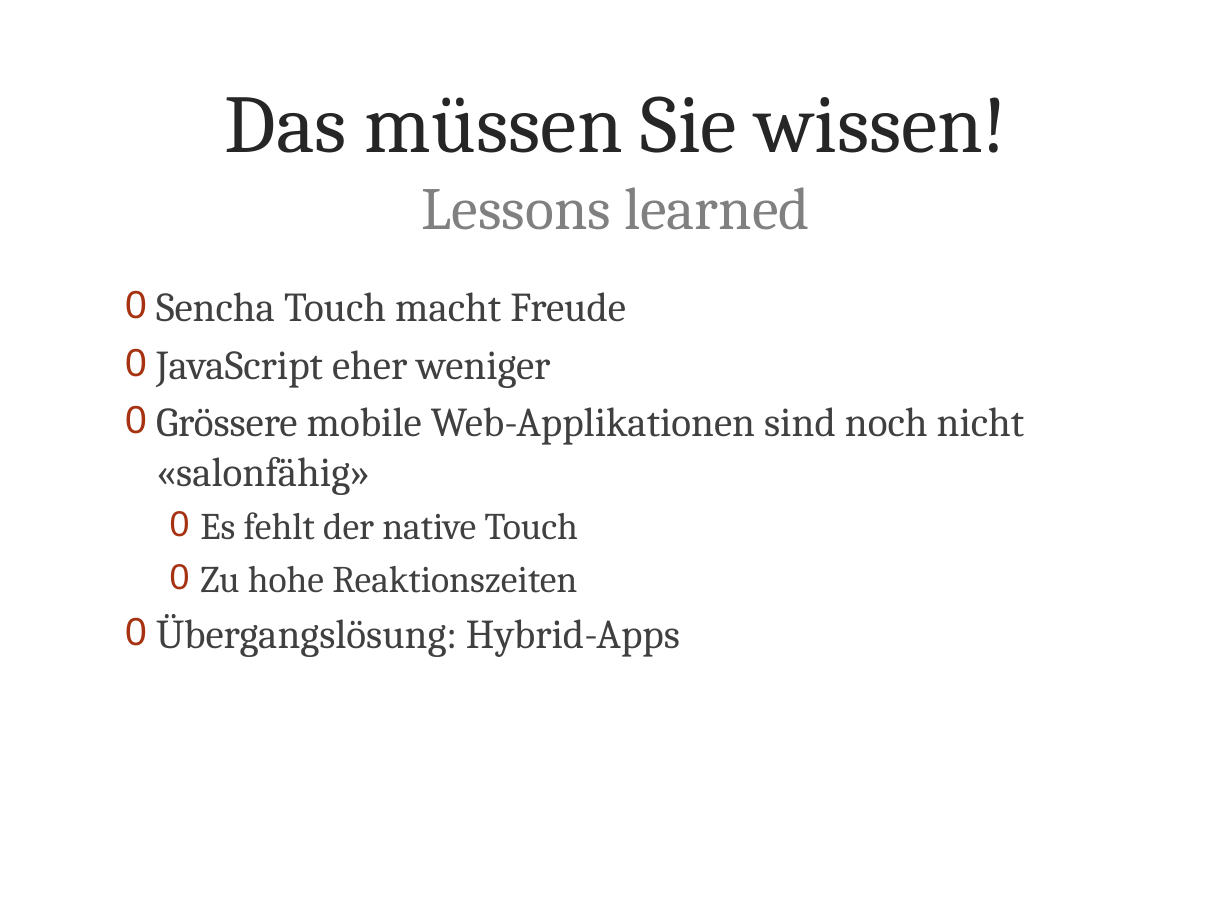
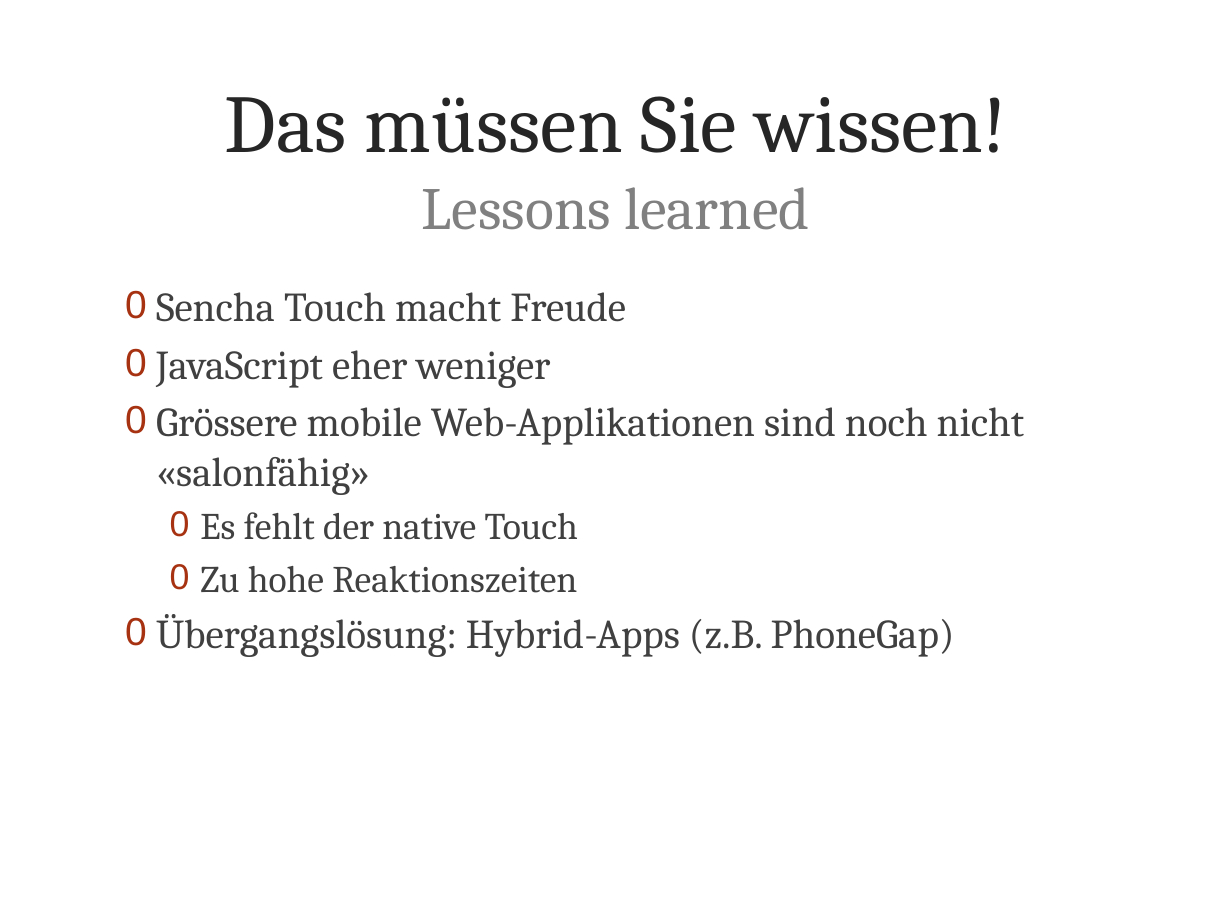
Before and after one commit to metaodi/TrailDevilsXPl-2, a slide deck: slide 17 of _DOCUMENTATION/Presentation/Praesentation-Traildevils-XPl2.pptx (slide 18 before the commit). Drawn at 1232x924 pixels with LibreOffice and Linux fonts; fonts in the diff are those of the drawing; background and template pictures are left out. Boxes give left, top, right and bottom in pixels: in the first picture for what was removed or moved away, otherwise in the second. Text is boxed around its words. In the diff, an @@ line names an element or a change of style, - is before the commit and + after.

```diff
--- a/_DOCUMENTATION/Presentation/Praesentation-Traildevils-XPl2.pptx
+++ b/_DOCUMENTATION/Presentation/Praesentation-Traildevils-XPl2.pptx
@@ text at [156,614,955,657]: text changed @@
-0 Übergangslösung: Hybrid-Apps
+0 Übergangslösung: Hybrid-Apps (z.B. PhoneGap)
```
Also in this commit, not shown: 10 other slides changed, 2 slides added, 3 slides removed.
